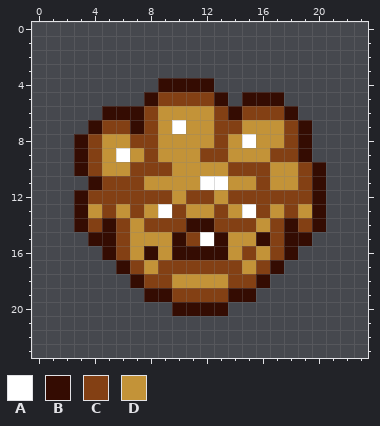
Edited in one commit: pixel-art sprite (Cookieclicker-grandmacookie.png). Above: the version before the commit.
The file is 48x48 pixels, drawn in blocks of 2x2; one block is one cell here.
Palette (. is transparent): A #ffffff  B #340c02  C #834014  D #c39338
After:
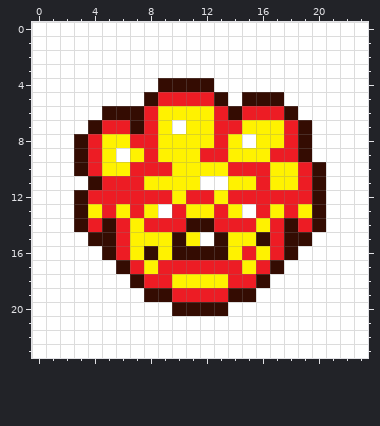
Difference:
Colour C changes from #834014 to #ed1c24.
Colour D changes from #c39338 to #fff200.
Colour A is added in rows 0 to 3 at x 0 to 23; in row 4 at x 0 to 8 and 13 to 23; in row 5 at x 0 to 7, 14 and 18 to 23; in row 6 at x 0 to 4 and 19 to 23; in row 7 at x 0 to 3 and 20 to 23; in rows 8 to 9 at x 0 to 2 and 20 to 23.
Colour A is added in row 10 at x 0 to 2 and 21 to 23; in row 11 at x 0 to 3 and 21 to 23; in rows 12 to 14 at x 0 to 2 and 21 to 23; in row 15 at x 0 to 3 and 20 to 23; in row 16 at x 0 to 4 and 19 to 23; in row 17 at x 0 to 5 and 18 to 23.
Colour A is added in row 18 at x 0 to 6 and 17 to 23; in row 19 at x 0 to 7 and 16 to 23; in row 20 at x 0 to 9 and 14 to 23; in rows 21 to 23 at x 0 to 23.
Colour D replaces colour C in row 15 at x 11.
Changed places in both pictures, as pixel boxes (x1, y1, x2, y2):
changed: (32, 22, 368, 358)
